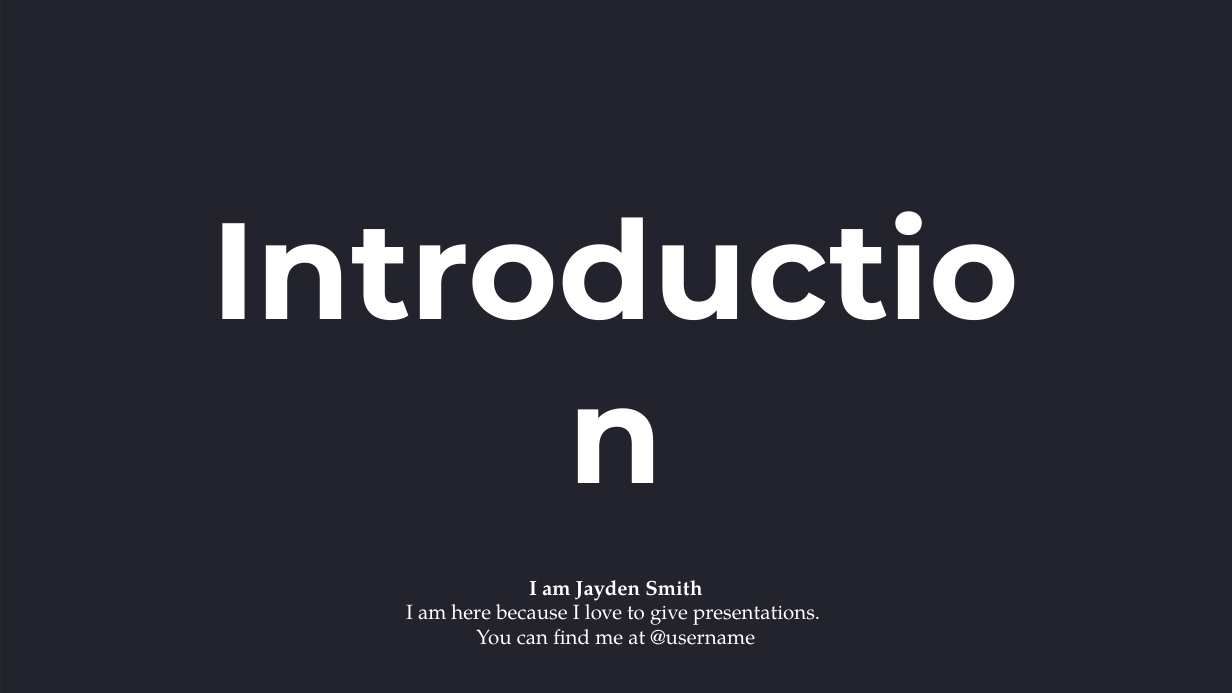
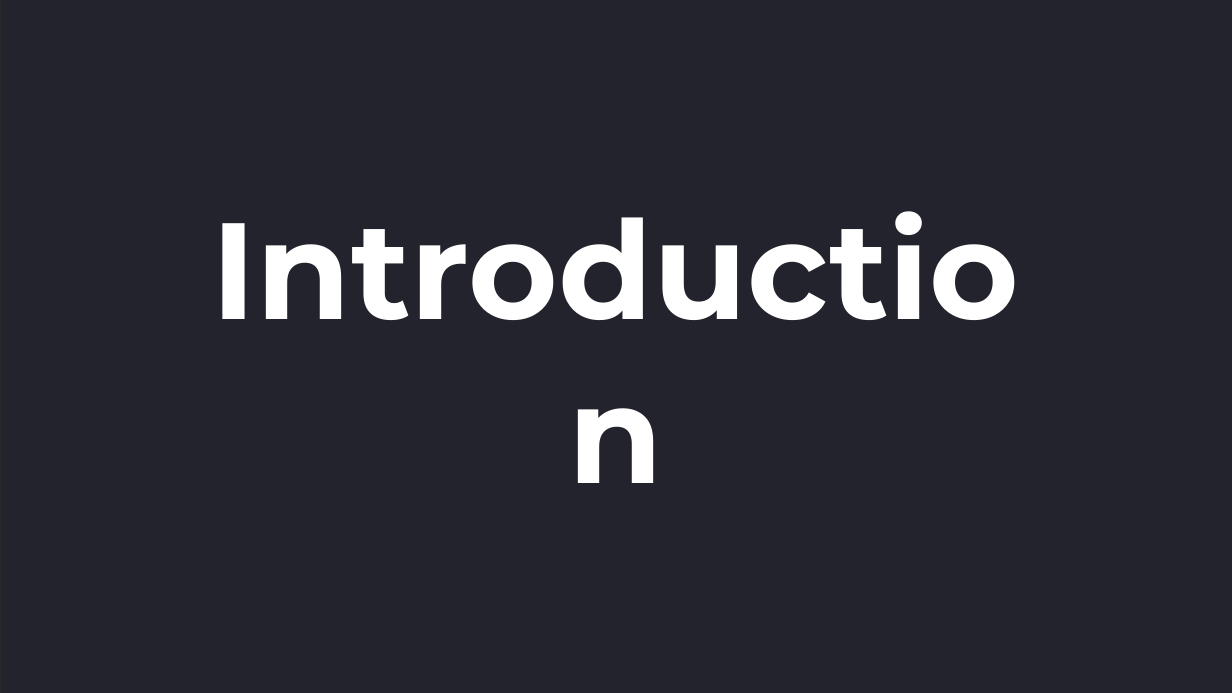
Before and after one commit to ChristianCarbonara/TPA, a slide deck: slide 3 of presentation.pptx. Drawn at 1232x693 pixels with LibreOffice and Linux fonts; fonts in the diff are those of the drawing; background and template pictures are left out; a plain dark background stands for a picture behind light text. Boxes give left, top, right and bottom in pixels: in the first picture for what was removed or moved away, otherwise in the second. Text is boxed around its words. In the diff, an @@ line names an element or a change of style, - is before the commit and + after.

```diff
--- a/presentation.pptx
+++ b/presentation.pptx
@@ subtitle removed at [406,580,820,645] @@
-I am Jayden Smith
-I am here because I love to give presentations.
-You can find me at @username
```
Also in this commit, not shown: 2 other slides changed, 2 slides added, 2 slides removed.
